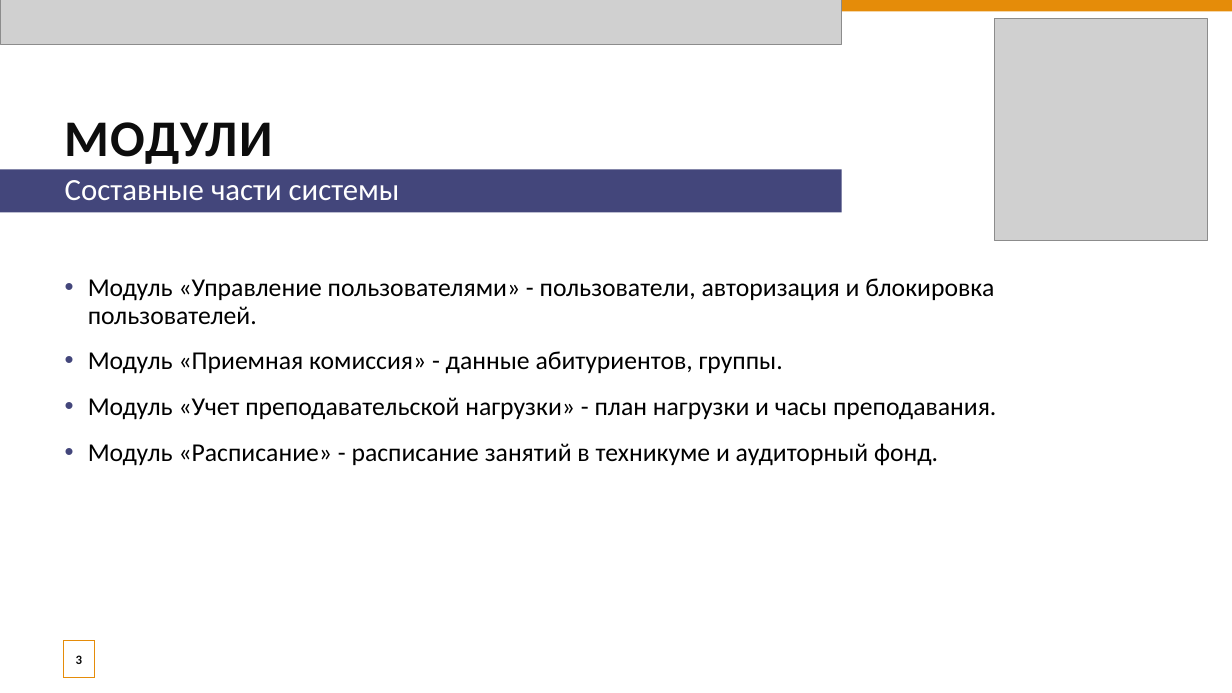
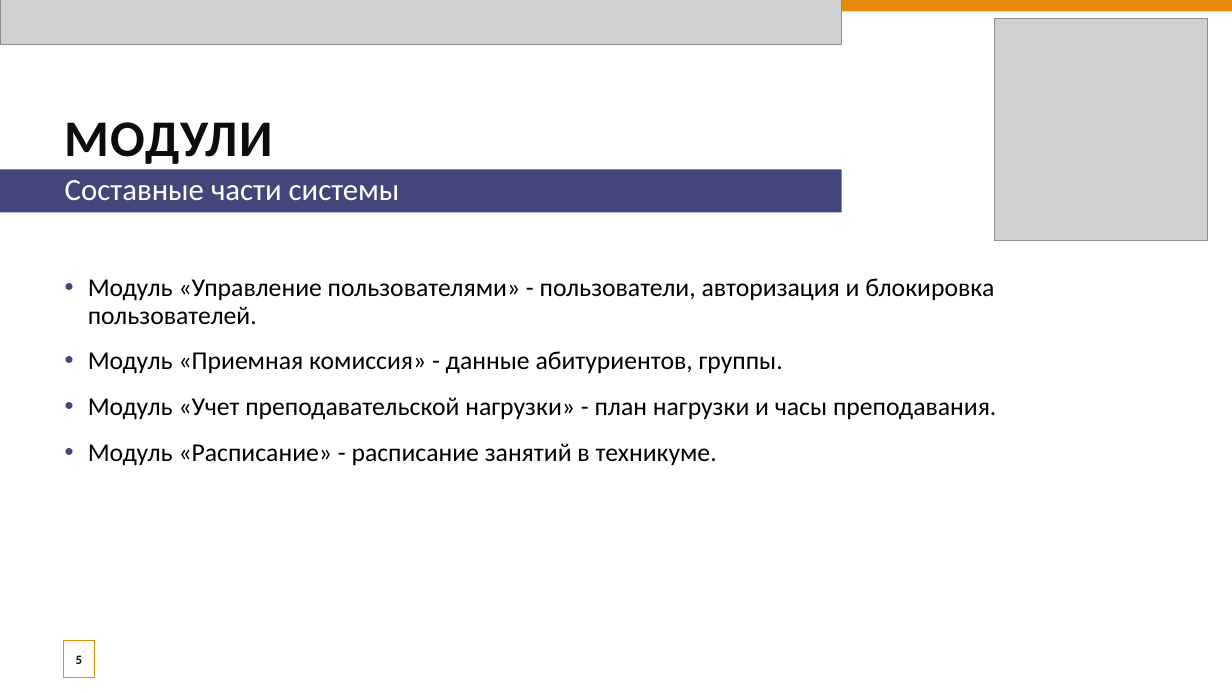
Before and after one commit to Alex2021cyberhuman/technical-school-automation-system, a slide deck: slide 5 of 10_Cистема_Техникум.pptx (slide 3 before the commit). Drawn at 1232x693 pixels with LibreOffice and Linux fonts; fonts in the diff are those of the drawing; grey boxes stand for pictures. Boxes give left, top, right and bottom in pixels: in the first picture for what was removed or moved away, otherwise in the second. Text is boxed around its words. In the diff, an @@ line names an element or a change of style, - is before the commit and + after.

```diff
--- a/10_Cистема_Техникум.pptx
+++ b/10_Cистема_Техникум.pptx
@@ text at [88,443,717,466]: text changed @@
-• Модуль «Расписание» - расписание занятий в техникуме и аудиторный фонд.
+• Модуль «Расписание» - расписание занятий в техникуме.
@@ page number at [76,655,82,664]: text changed @@
-3
+5
```
Also in this commit, not shown: 5 other slides changed, 1 slide removed, 1 other file.
